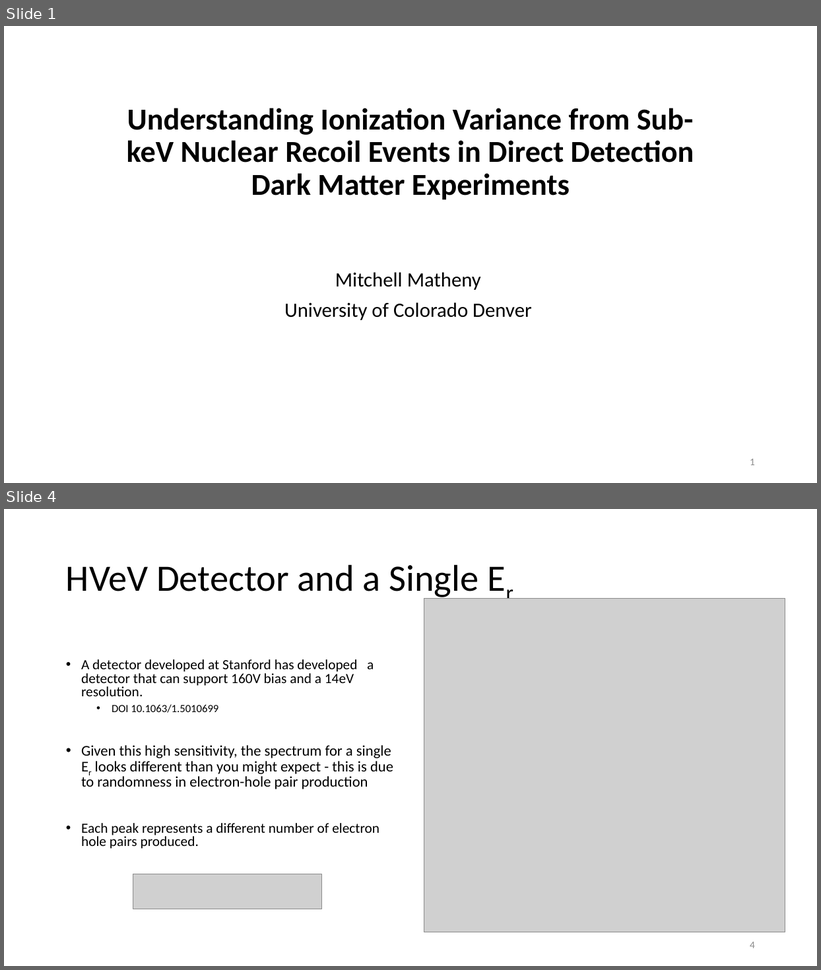
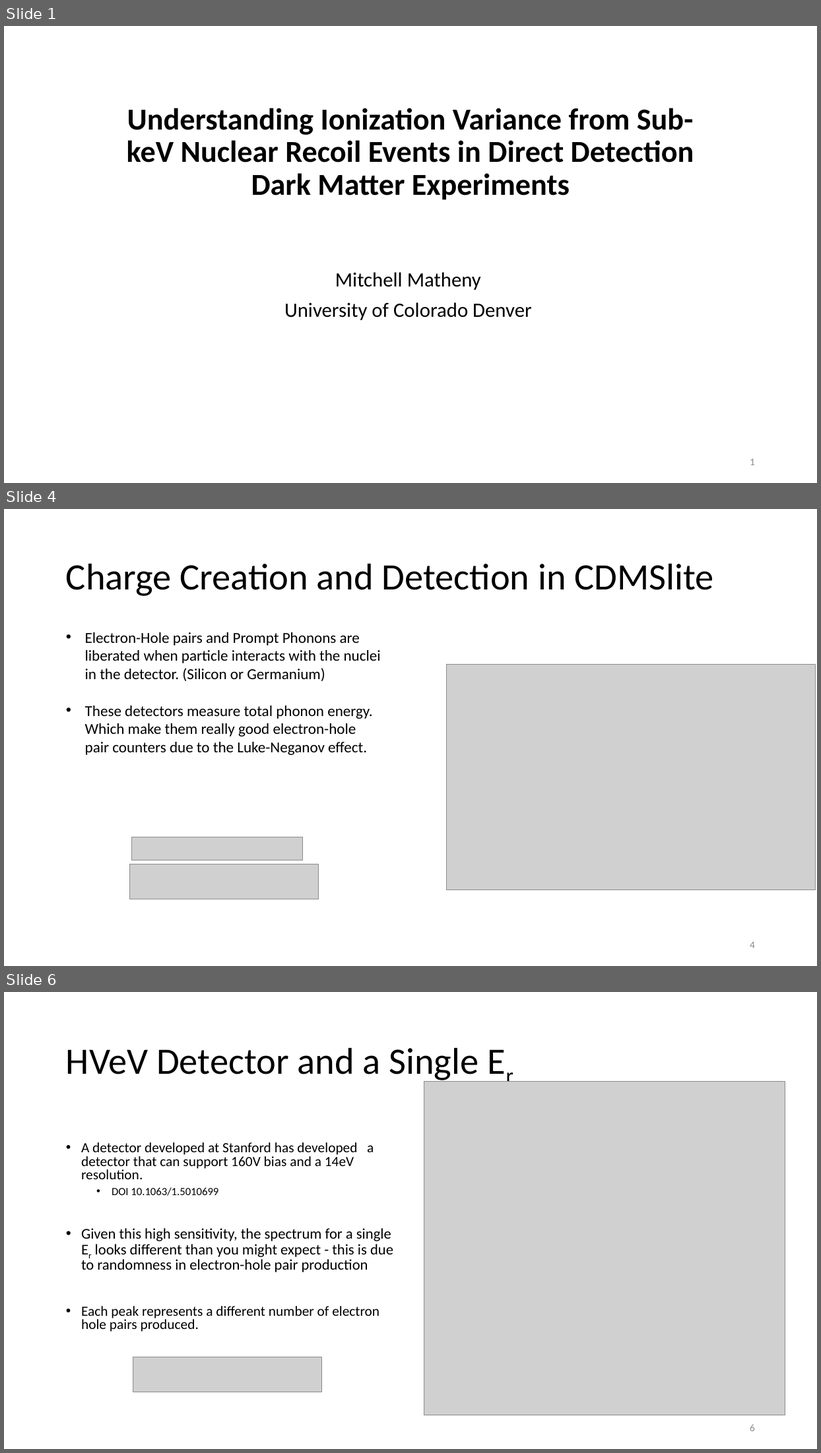
Before and after one commit to villaa/nrFano_Constraint, a slide deck: Mitch_Hawaii_talk. .pptx. Shown one above the other, each under a label of ours: slides 1 and 4 before the commit, slides 1, 4 and 6 after it; the slides between them are not shown. The pictures are 821x970 and 821x1453 pixels, drawn with LibreOffice and Linux fonts; fonts in the diff are those of the drawing; grey boxes stand for pictures. Boxes give left, top, right and bottom in pixels: in the first picture for what was removed or moved away, otherwise in the second. Text is boxed around its words. In the diff, an @@ line names an element or a change of style, - is before the commit and + after.

```diff
--- a/Mitch_Hawaii_talk. .pptx
+++ b/Mitch_Hawaii_talk. .pptx
@@ slide 4 added at (4,509,817,966), background #FFFFFF @@
@@ title added at (66,563,714,596), 44 pt, text #000000 @@
+Charge Creation and Detection in CDMSlite
@@ text added at (85,632,381,755), 18 pt, text #000000 @@
+• Electron-Hole pairs and Prompt Phonons are liberated when particle interacts with the nuclei in the detector. (Silicon or Germanium)
+• These detectors measure total phonon energy. Which make them really good electron-hole pair counters due to the Luke-Neganov effect.
@@ picture added at (447,665,816,890) @@
@@ picture added at (131,837,303,861) @@
@@ picture added at (129,865,319,900) @@
@@ page number added at (750,942,755,949), 12 pt, text #8C8C8C @@
+4
@@ what was slide 4 is now slide 6 @@
@@ page number at (750,1424,755,1432): text changed @@
-4
+6
```
Also in this commit, not shown: 5 slides changed, 10 other slides added, 1 slide removed, 16 other files.
